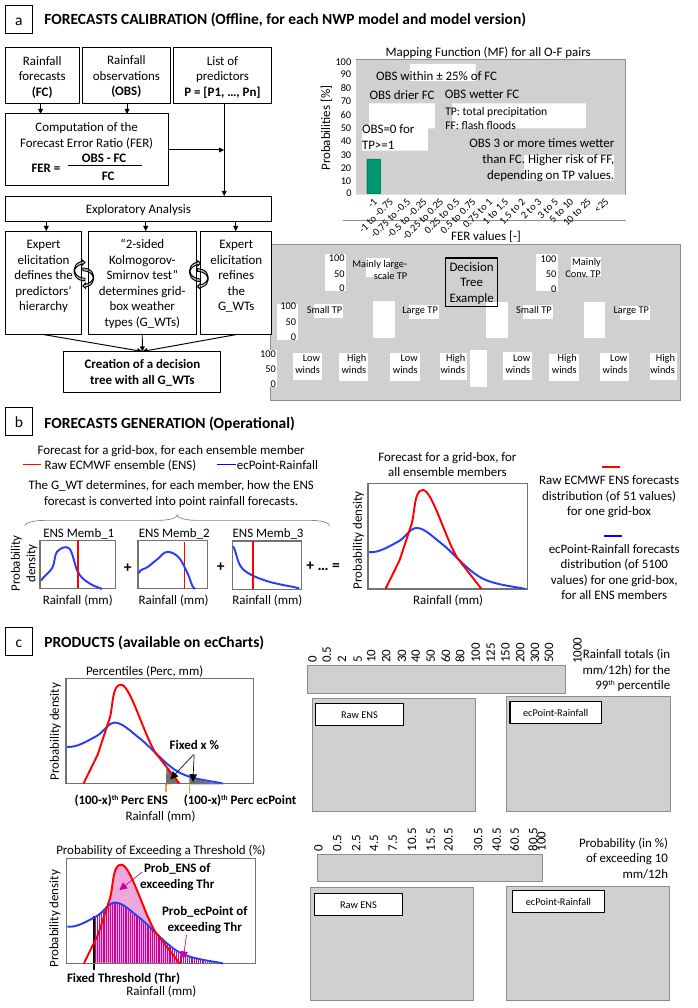
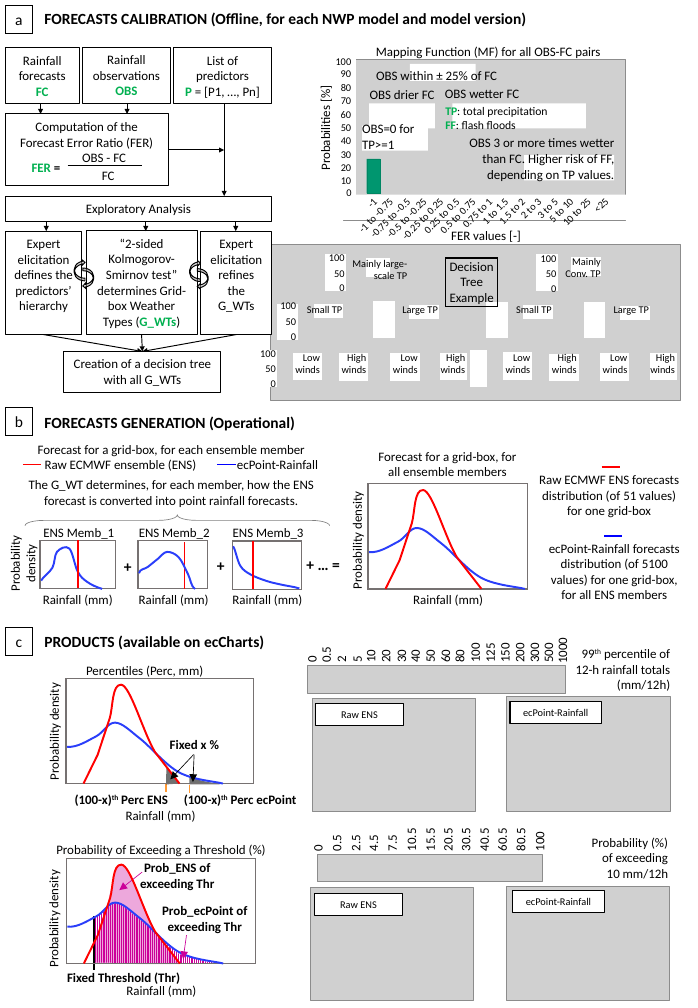
Before and after one commit to FatimaPillosu/OperUse_ecPointRainfall, a slide deck: slide 1 of Manuscript/Figures/Data_ecpoint.pptx. Drawn at 698x1008 pixels with LibreOffice and Linux fonts; fonts in the diff are those of the drawing; grey boxes stand for pictures. Boxes give left, top, right and bottom in pixels: in the first picture for what was removed or moved away, otherwise in the second. Text is boxed around its words. In the diff, an @@ line names an element or a change of style, - is before the commit and + after.

```diff
--- a/Manuscript/Figures/Data_ecpoint.pptx
+++ b/Manuscript/Figures/Data_ecpoint.pptx
@@ text in rectangle at bbox=[19, 56, 66, 96]: text changed @@
-Rainfall forecasts (FC)
+Rainfall forecasts FC
@@ text in rectangle at bbox=[93, 55, 160, 95]: text changed @@
-Rainfall observations (OBS)
+Rainfall observations OBS
@@ text at bbox=[376, 46, 600, 60]: text changed @@
-Mapping Function (MF) for all O-F pairs
+Mapping Function (MF) for all OBS-FC pairs
@@ text in rectangle at bbox=[185, 86, 260, 98]: text colour #000000 to #00B050 in "P"; bold off in "= [P1, …, Pn]" @@
@@ text "TP: total precipitation" at bbox=[445, 106, 547, 129]: text colour #000000 to #00B050, bold on in "TP:", "FF:" @@
@@ text "FER =" at bbox=[32, 163, 51, 172]: text colour #000000 to #00B050 in "FER" @@
@@ text in rectangle at bbox=[97, 239, 186, 328]: text changed @@
-“2-sided Kolmogorov-Smirnov test” determines grid-box weather types (G_WTs)
+“2-sided Kolmogorov-Smirnov test” determines Grid-box Weather Types (G_WTs)
@@ bold off in 3 elements at bbox=[82, 153, 115, 180], bbox=[113, 153, 126, 166], bbox=[64, 352, 221, 393] @@
@@ text "1000": place and size @@
-text "1000" at bbox=[569, 640, 585, 662]
+text "1000" at bbox=[555, 640, 571, 662]
@@ text at bbox=[576, 649, 670, 691]: text changed @@
-Rainfall totals (in mm/12h) for the 99th percentile
+99th percentile of 12-h rainfall totals (mm/12h)
@@ 4 texts: place and size @@
-4 texts at bbox=[470, 830, 541, 851]
+4 texts at bbox=[458, 830, 529, 851]
@@ text at bbox=[592, 838, 668, 879]: text changed @@
-Probability (in %) of exceeding 10 mm/12h
+Probability (%) of exceeding 10 mm/12h
```
Also in this commit, not shown: 8 other files.
